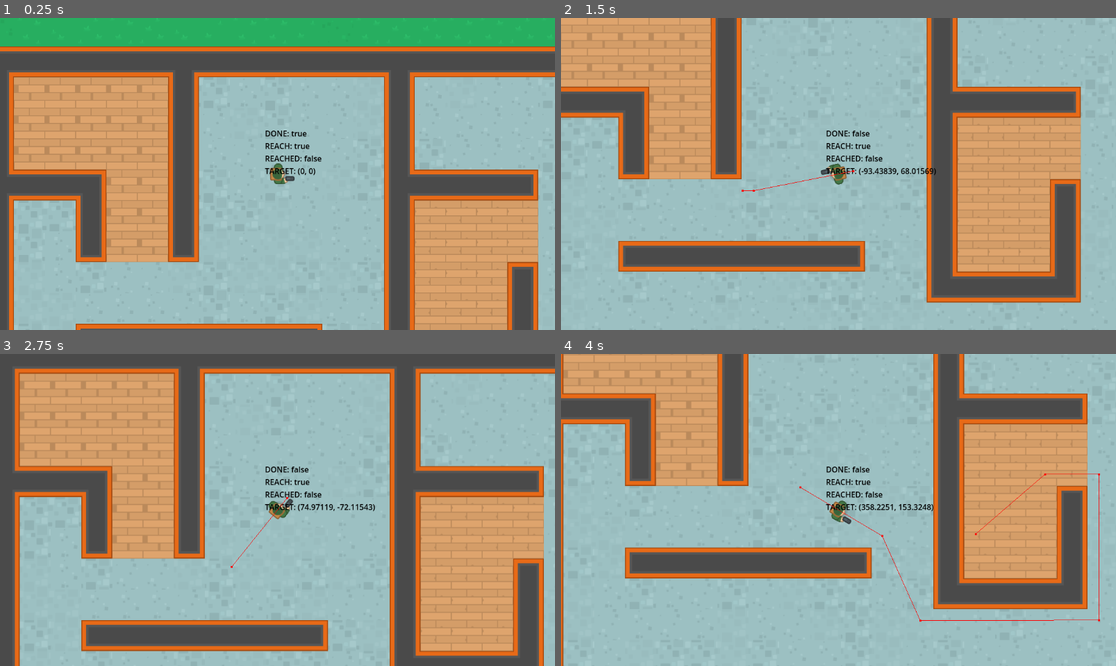
Above: before the commit, frames 1-4 (two rows, left to right).
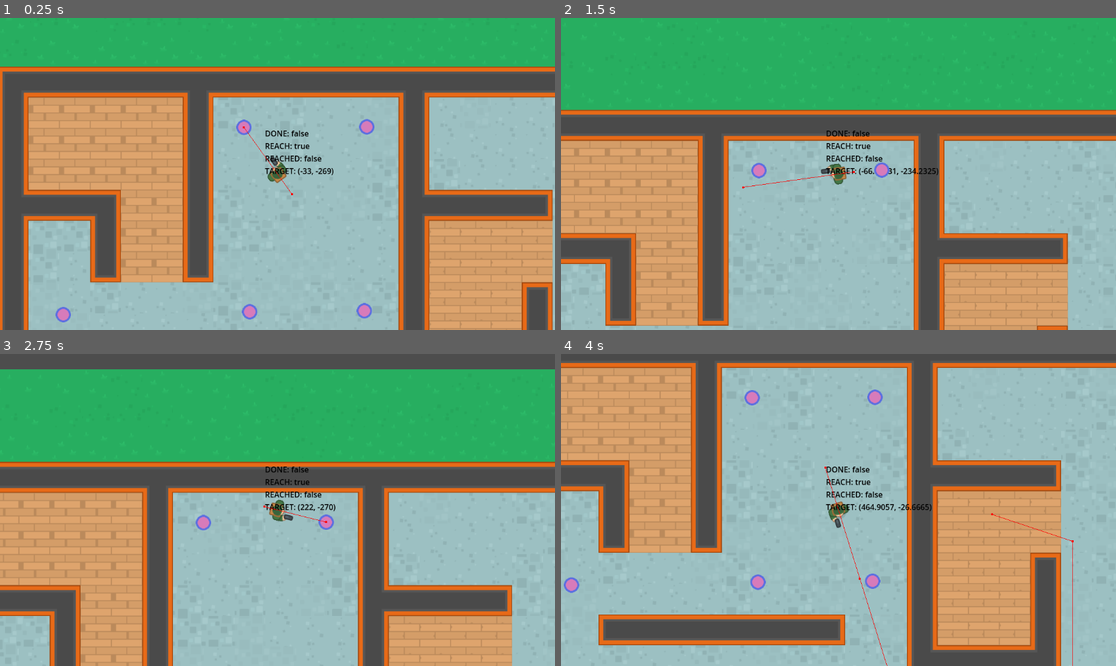
Above: after the commit, the same moments.

Repository: bluewind109/DontMindMe
Game: Godot game, scene res://scenes/level_map/level_map.tscn
The game is run twice, just before and just after one commit, with the same random seed, the same clock (stepped at 60 frames per second) and the same inputs.
Inputs (mouse positions are in pixels of both pictures, inside the frame that each line leads up to):
- Up to frame 1 (0.25 s): no input
- Up to frame 2 (1.5 s): move the mouse to (960, 158) at 0.52 s; click (960, 158) at 0.6 s; move the mouse to (727, 189) at 1.27 s; click (727, 189) at 1.35 s
- Up to frame 3 (2.75 s): move the mouse to (333, 441) at 2.02 s; click (333, 441) at 2.1 s
- Up to frame 4 (4 s): move the mouse to (810, 572) at 2.77 s; click (810, 572) at 2.85 s; move the mouse to (1005, 556) at 3.52 s; click (1005, 556) at 3.6 s

The runs differ from the first frame. In frame 1, 42% of the frame differs, in the area x 0-100%, y 9-100%; in frame 2, 73%; in frame 3, 73%, in the area x 0-100%, y 4-100%; in frame 4, 52%.

Commit message:
Add basic patrol for NPC

Diff:
--- a/scenes/level_map/level_map.tscn
+++ b/scenes/level_map/level_map.tscn
@@ -7,6 +7,7 @@
 [ext_resource type="Texture2D" uid="uid://dwswvmr4l8yqn" path="res://assets/spritesheets/objects.png" id="5_febay"]
 [ext_resource type="Texture2D" uid="uid://cw0hcweoh5eba" path="res://assets/spritesheets/playeholder_tiles_64.png" id="6_3g8xq"]
 [ext_resource type="PackedScene" uid="uid://vao6kp8w7hlv" path="res://scenes/npc/npc.tscn" id="7_ncrco"]
+[ext_resource type="PackedScene" uid="uid://djg7cg32ubofg" path="res://scenes/waypoint/waypoint.tscn" id="8_4sipk"]
 
 [sub_resource type="TileSetAtlasSource" id="TileSetAtlasSource_r2u4g"]
 texture = ExtResource("1_xeqyt")
@@ -370,6 +371,7 @@
 
 [node name="NPC" parent="." instance=ExtResource("7_ncrco")]
 position = Vector2(67, -130)
+patrol_points = NodePath("../Path1")
 
 [node name="PlayerCamera" type="Camera2D" parent="NPC"]
 
@@ -394,3 +396,26 @@
 position = Vector2(833, -321)
 color = Color(0.721569, 0, 0.721569, 0)
 polygon = PackedVector2Array(158, 182, -97, 182, -97, 246, 159, 245)
+
+[node name="Path1" type="Node2D" parent="."]
+
+[node name="Waypoint" parent="Path1" instance=ExtResource("8_4sipk")]
+position = Vector2(-33, -269)
+
+[node name="Waypoint2" parent="Path1" instance=ExtResource("8_4sipk")]
+position = Vector2(222, -270)
+
+[node name="Waypoint3" parent="Path1" instance=ExtResource("8_4sipk")]
+position = Vector2(217, 112)
+
+[node name="Waypoint4" parent="Path1" instance=ExtResource("8_4sipk")]
+position = Vector2(224, 334)
+
+[node name="Waypoint5" parent="Path1" instance=ExtResource("8_4sipk")]
+position = Vector2(-402, 348)
+
+[node name="Waypoint6" parent="Path1" instance=ExtResource("8_4sipk")]
+position = Vector2(-408, 120)
+
+[node name="Waypoint7" parent="Path1" instance=ExtResource("8_4sipk")]
+position = Vector2(-21, 114)
--- a/scenes/npc/npc.gd
+++ b/scenes/npc/npc.gd
@@ -1,13 +1,25 @@
 extends CharacterBody2D
 
 const SPEED: float = 240.0
+
+@export var patrol_points: NodePath
 
 @onready var sprite_2d = $Sprite2D
 @onready var nav_agent = $NavAgent
 @onready var label = $Label
 
+var _waypoints: Array = []
+var _current_wp: int = 0
+
 func _ready():
-	pass # Replace with function body.
+	set_physics_process(false)
+	create_wp()
+	call_deferred("set_physics_process", true)
+
+
+func create_wp() -> void:
+	for child_node in get_node(patrol_points).get_children():
+		_waypoints.append(child_node.global_position)
 
 
 func _physics_process(delta):
@@ -15,6 +27,7 @@
 		nav_agent.target_position = get_global_mouse_position()
 
 	update_navigation()
+	process_patrolling()
 	set_label()
 
 
@@ -26,9 +39,21 @@
 		move_and_slide()
 
 
+func navigate_wp() -> void:
+	if (_current_wp >= len(_waypoints)):
+		_current_wp = 0
+	nav_agent.target_position = _waypoints[_current_wp]
+	_current_wp += 1
+
+
+func process_patrolling() -> void:
+	if (nav_agent.is_navigation_finished()):
+		navigate_wp()
+
+
 func set_label() -> void:
-	var str = "DONE: %s\n" % nav_agent.is_navigation_finished()
-	str += "REACH: %s\n" % nav_agent.is_target_reachable()
-	str += "REACHED: %s\n" % nav_agent.is_target_reached()
-	str += "TARGET: %s\n" % nav_agent.target_position
-	label.text = str
+	var status_string = "DONE: %s\n" % nav_agent.is_navigation_finished()
+	status_string += "REACH: %s\n" % nav_agent.is_target_reachable()
+	status_string += "REACHED: %s\n" % nav_agent.is_target_reached()
+	status_string += "TARGET: %s\n" % nav_agent.target_position
+	label.text = status_string
--- /dev/null
+++ b/scenes/waypoint/waypoint.tscn
@@ -0,0 +1,8 @@
+[gd_scene load_steps=2 format=3 uid="uid://djg7cg32ubofg"]
+
+[ext_resource type="Texture2D" uid="uid://dpiey3bkjajqe" path="res://assets/images/waypoint.png" id="1_keqwi"]
+
+[node name="Waypoint" type="Marker2D"]
+
+[node name="Sprite2D" type="Sprite2D" parent="."]
+texture = ExtResource("1_keqwi")
Not shown: 1 places in scenes/level_map/level_map.tscn that only renumber resources
